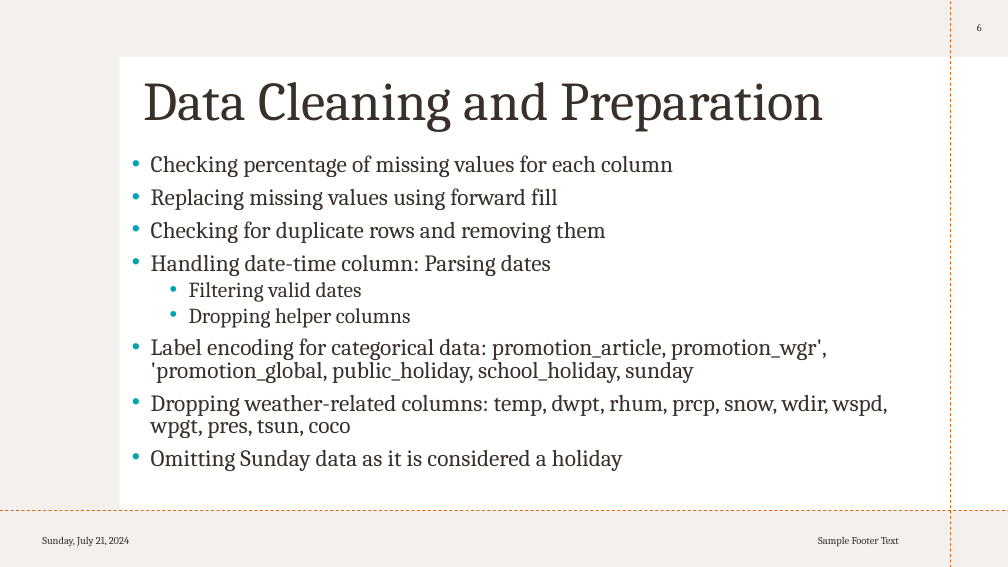
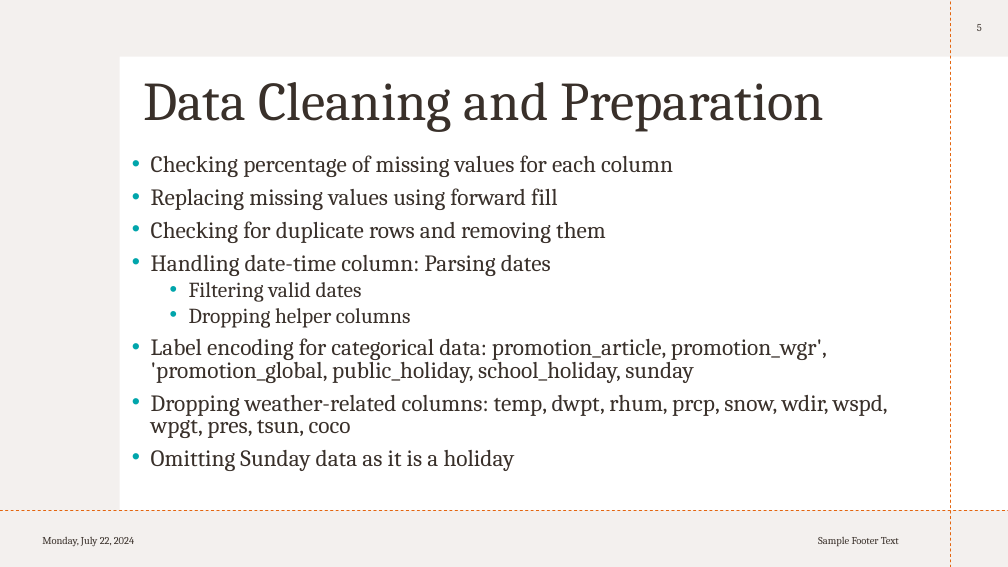
Before and after one commit to KarishmaFernandes/Forecasting-Future-Sales, a slide deck: slide 5 of sales Circly.pptx (slide 6 before the commit). Drawn at 1008x567 pixels with LibreOffice and Linux fonts; fonts in the diff are those of the drawing. Boxes give left, top, right and bottom in pixels: in the first picture for what was removed or moved away, otherwise in the second. Text is boxed around its words. In the diff, an @@ line names an element or a change of style, - is before the commit and + after.

```diff
--- a/sales Circly.pptx
+++ b/sales Circly.pptx
@@ page number at box(977, 24, 982, 31): text changed @@
-6
+5
@@ text at box(151, 450, 515, 471): text changed @@
-• Omitting Sunday data as it is considered a holiday
+• Omitting Sunday data as it is a holiday
@@ text at box(42, 537, 134, 547): text changed @@
-Sunday, July 21, 2024
+Monday, July 22, 2024
```
Also in this commit, not shown: 10 other slides changed, 5 slides added, 6 slides removed.
